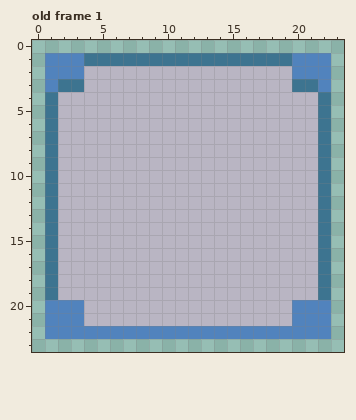
Edited in one commit: pixel-art file (Pixel Art/24x24.aseprite). The picture above is the old version.
24x24 pixels, 1 frame. Shown: old frame 1. The commit also changed other frames, which this record leaves out.
And afterwards:
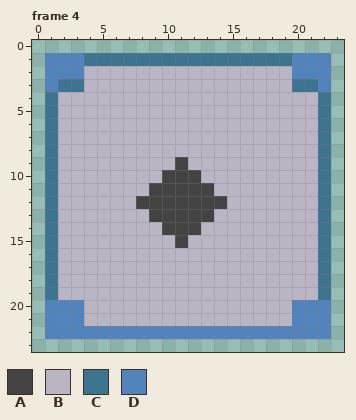
Palette (. is transparent): A #434343  B #b9b5c3  C #3d7490  D #5183bd
A new or re-ordered frame is compared with the old frame closest to it.
The edit:
frames 1 -> 19
layer "Background" added
layer "Layer 2" added
layer "Layer 1" removed
Frame 4 is new; against old frame 1, layer "Layer 2":
Colour A replaces colour B in row 9 at x 11; in row 10 at x 10 to 12; in row 11 at x 9 to 13; in row 12 at x 8 to 14; in row 13 at x 9 to 13; in row 14 at x 10 to 12.
Colour A replaces colour B in row 15 at x 11.
